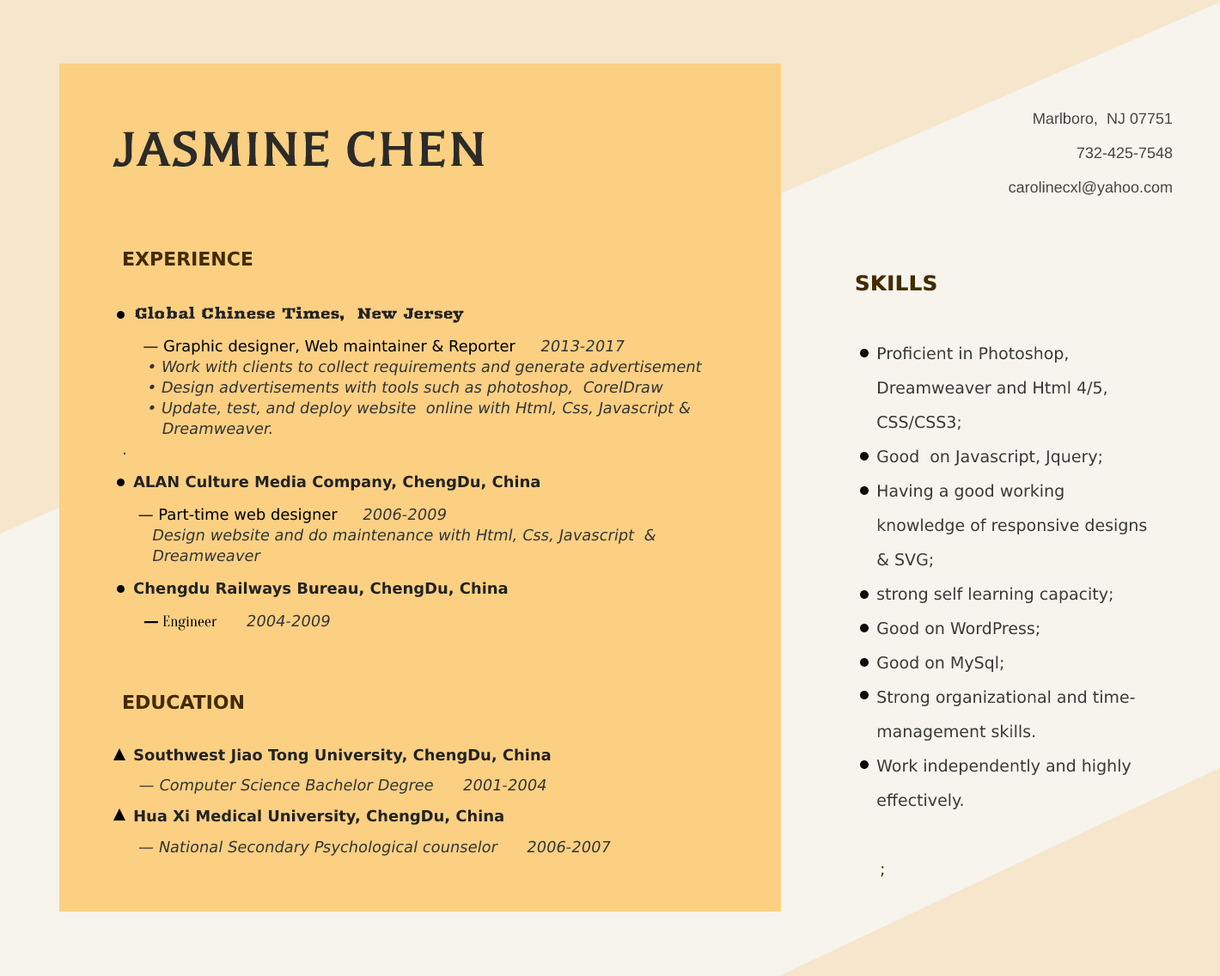
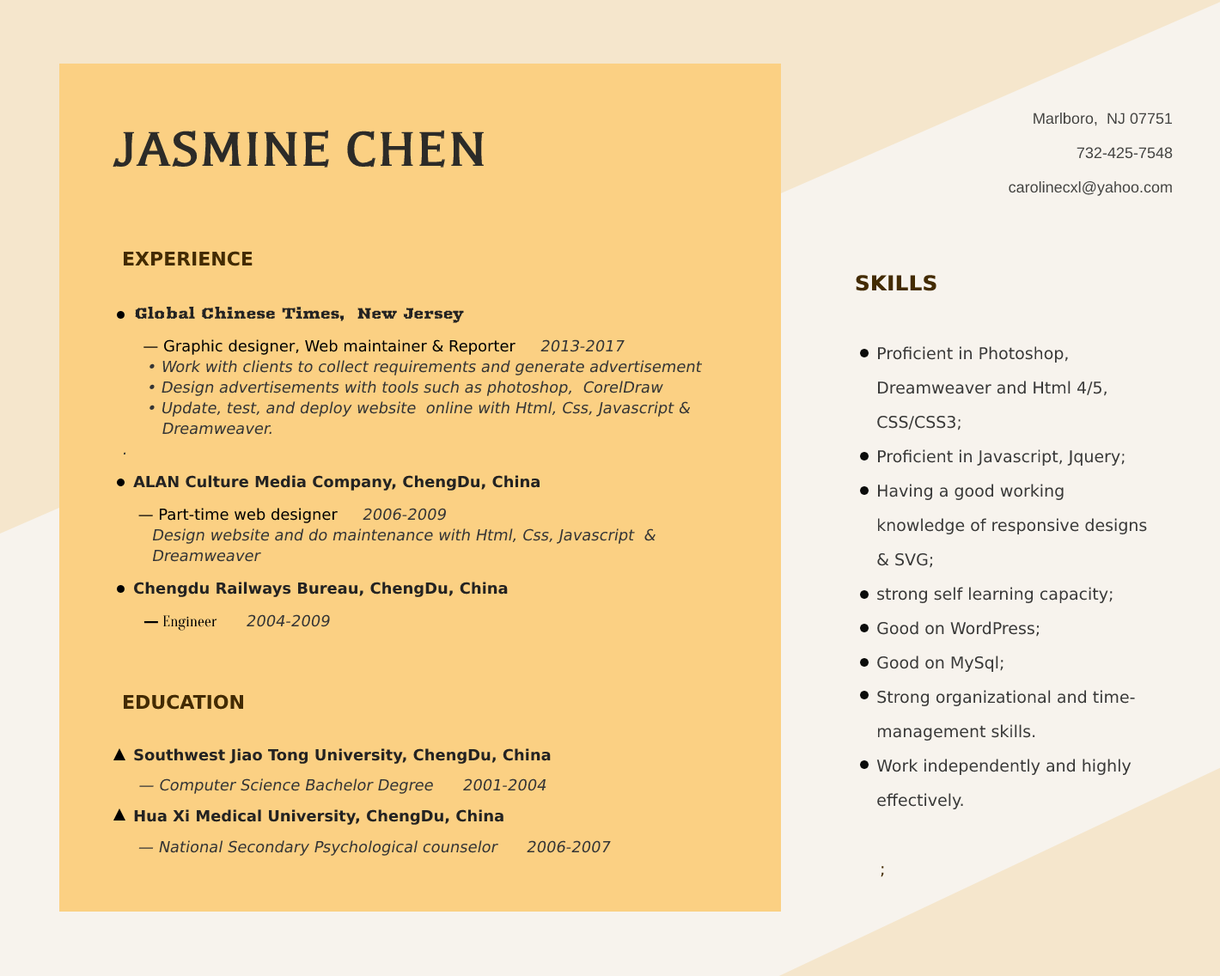
Two versions of the same layered image (1220x976). Layer-by-layer changes:
painted on "SKILLS Proficient in Photoshop," over [877, 449, 1125, 466]
